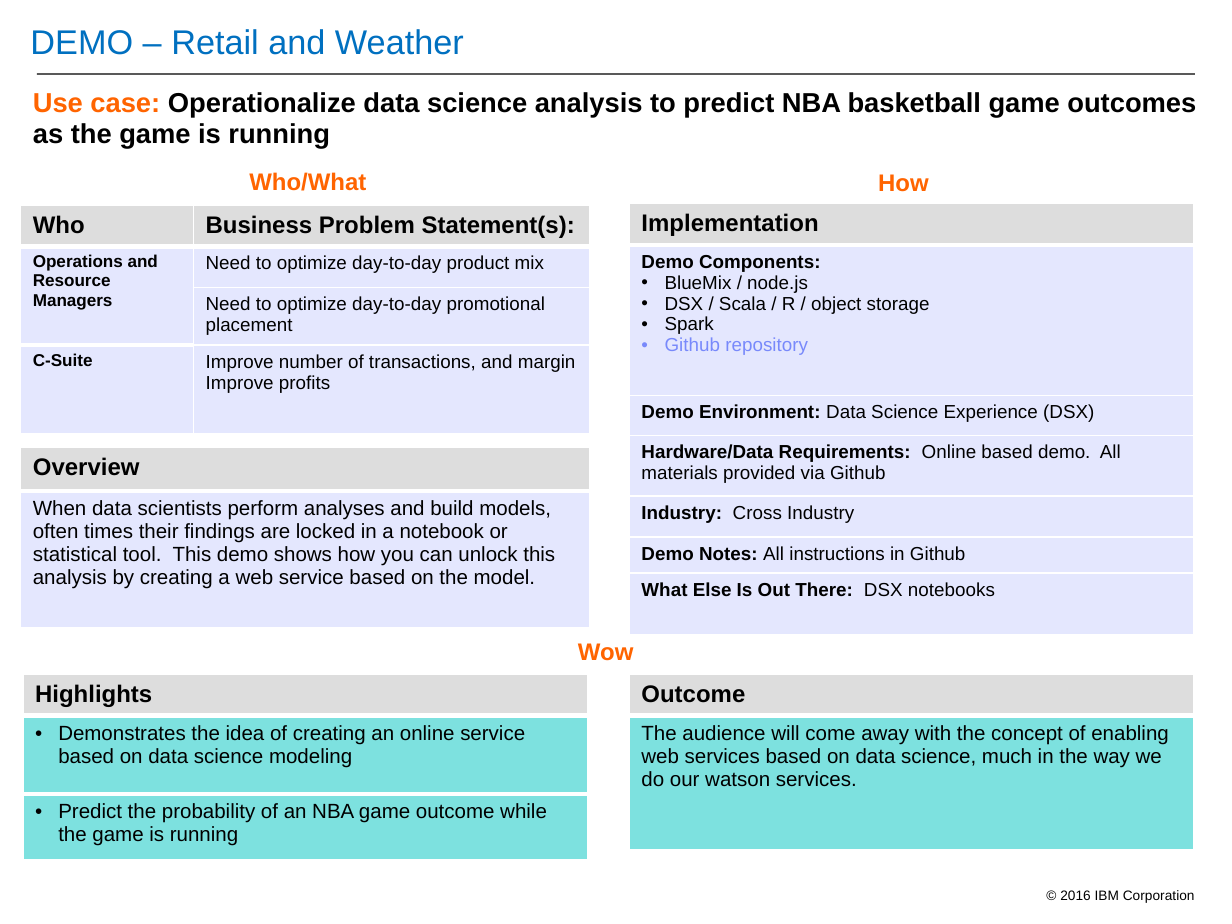
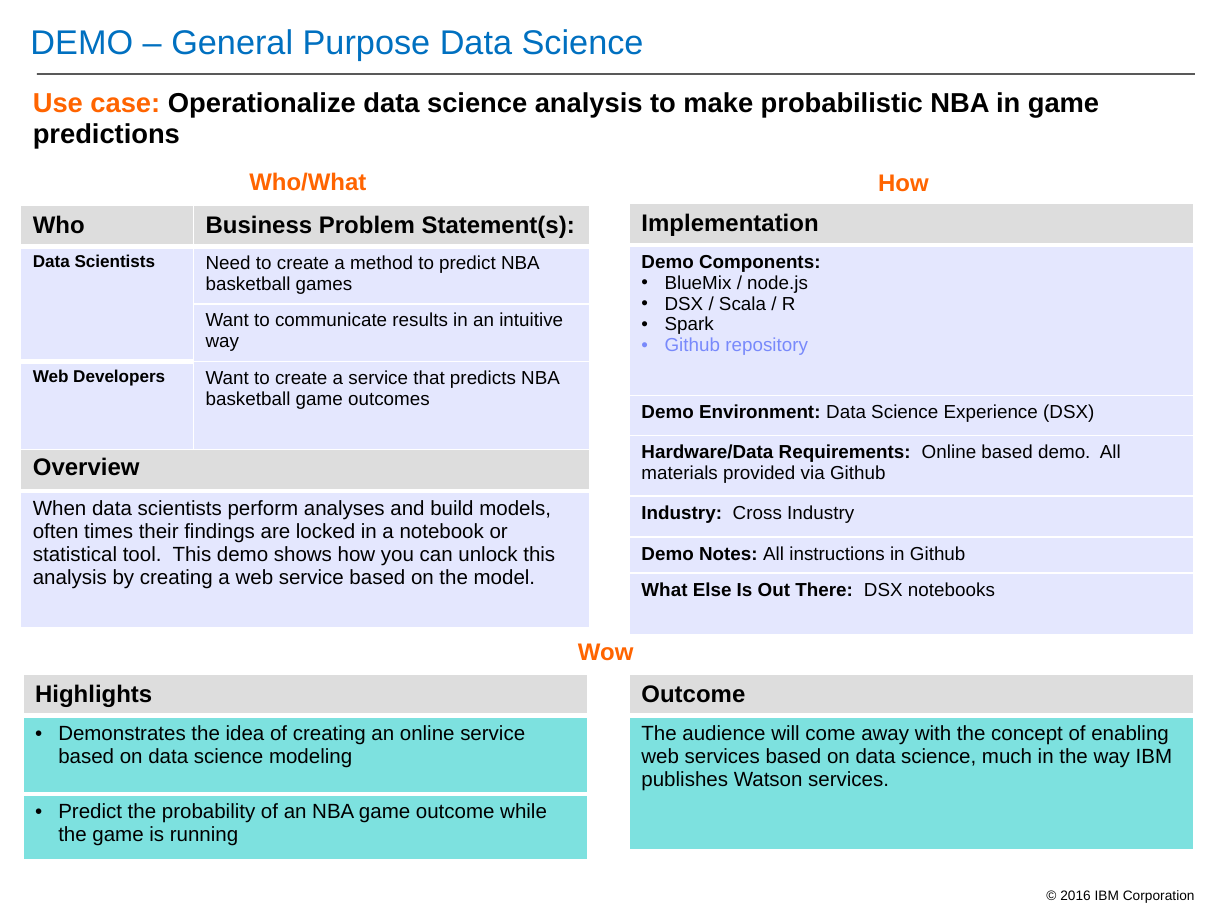
Before and after one commit to dustinvanstee/nba-rt-prediction, a slide deck: slide 1 of Demo Battle Card.pptx. Drawn at 1232x924 pixels with LibreOffice and Linux fonts; fonts in the diff are those of the drawing; background and template pictures are left out. Boxes give left, top, right and bottom in pixels: in the first picture for what was removed or moved away, otherwise in the second. Text is boxed around its words. In the diff, an @@ line names an element or a change of style, - is before the commit and + after.

```diff
--- a/Demo Battle Card.pptx
+++ b/Demo Battle Card.pptx
@@ text at <box>30,29,644,61</box>: text changed @@
-DEMO – Retail and Weather
+DEMO – General Purpose Data Science
@@ table at <box>21,83,1212,165</box> @@
-row 1, column 1: Use case: Operationalize data science analysis to predict NBA basketball game outcomes as the game is running
+row 1, column 1: Use case: Operationalize data science analysis to make probabilistic NBA in game predictions
@@ table at <box>21,206,590,450</box> @@
-row 2, column 1: Operations and Resource Managers
+row 2, column 1: Data Scientists
-row 2, column 2: Need to optimize day-to-day product mix
+row 2, column 2: Need to create a method to predict NBA basketball games
-row 3, column 2: Need to optimize day-to-day promotional placement
+row 3, column 2: Want to communicate results in an intuitive way
-row 4, column 1: C-Suite
+row 4, column 1: Web Developers
-row 4, column 2: Improve number of transactions, and margin / Improve profits
+row 4, column 2: Want to create a service that predicts NBA basketball game outcomes
@@ table at <box>630,203,1194,634</box> @@
-row 2, column 1: Demo Components: / BlueMix / node.js / DSX / Scala / R / object storage / Spark / Github repository
+row 2, column 1: Demo Components: / BlueMix / node.js / DSX / Scala / R / Spark / Github repository
@@ table at <box>630,674,1194,850</box> @@
-row 2, column 1: The audience will come away with the concept of enabling web services based on data science, much in the way we do our watson services.
+row 2, column 1: The audience will come away with the concept of enabling web services based on data science, much in the way IBM publishes Watson services.
```
Also in this commit, not shown: 2 other files.
